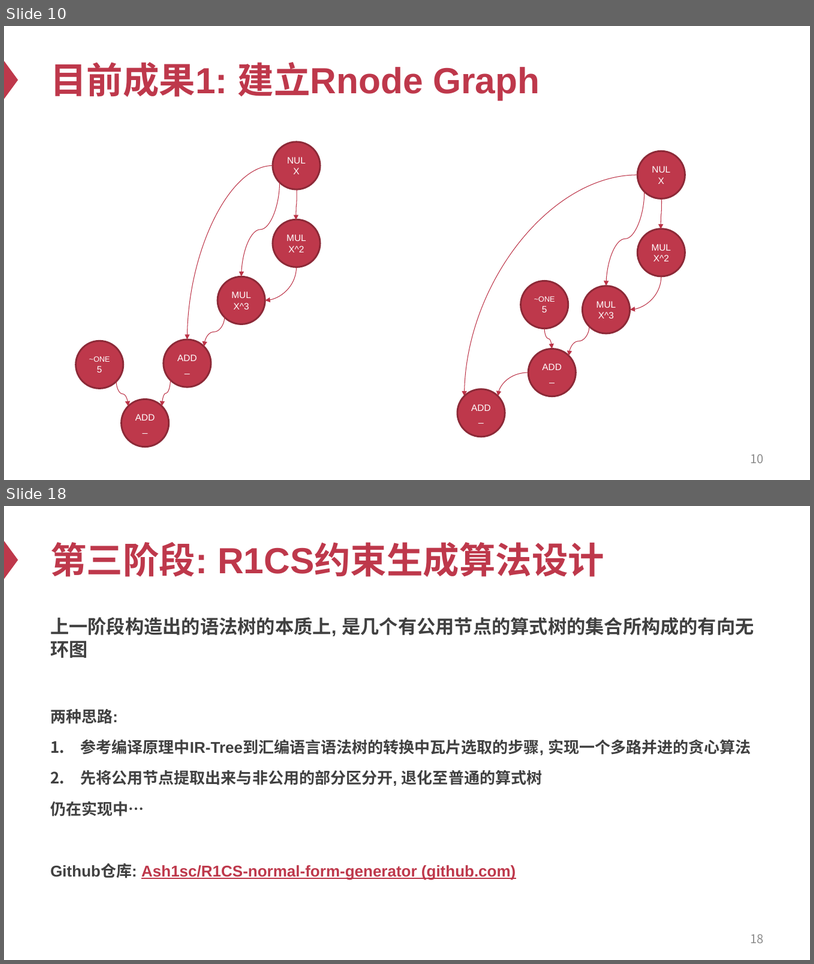
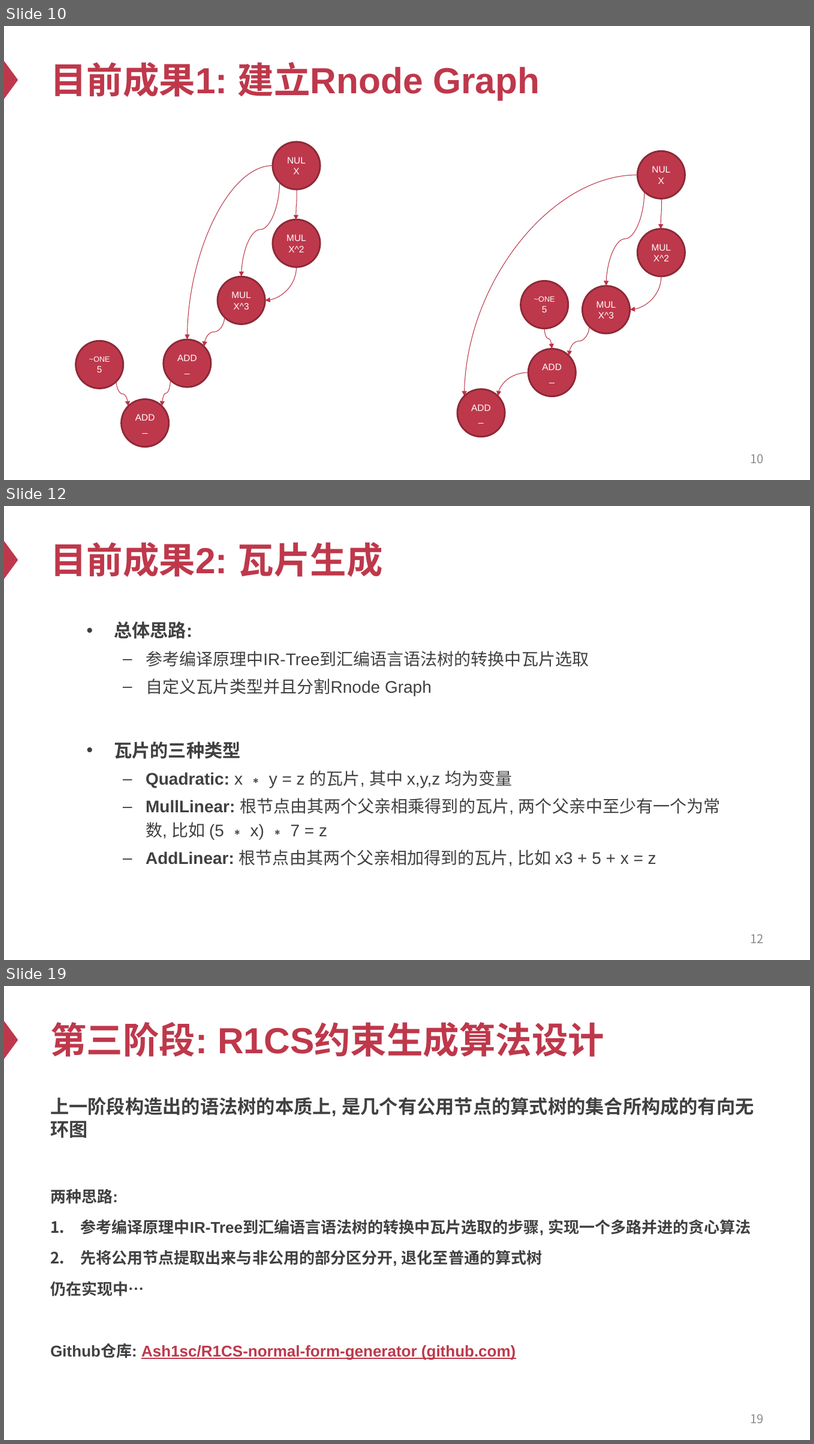
Before and after one commit to Ash1sc/R1CS-normal-form-generator, a slide deck: meeting_docs/中期答辩/中期答辩PPT.pptx. Shown one above the other, each under a label of ours: slides 10 and 18 before the commit, slides 10, 12 and 19 after it; the slides between them are not shown. The pictures are 814x964 and 814x1444 pixels, drawn with LibreOffice and Linux fonts; fonts in the diff are those of the drawing. Boxes give left, top, right and bottom in pixels: in the first picture for what was removed or moved away, otherwise in the second. Text is boxed around its words. In the diff, an @@ line names an element or a change of style, - is before the commit and + after.

```diff
--- a/meeting_docs/中期答辩/中期答辩PPT.pptx
+++ b/meeting_docs/中期答辩/中期答辩PPT.pptx
@@ slide 12 added at (x1=4, y1=506, x2=810, y2=960), background #FFFFFF; not listed: 1 template element that a slide beside it also shows @@
@@ title added at (x1=50, y1=542, x2=383, y2=577), 43.2 pt, text #BE384B, bold @@
+目前成果2: 瓦片生成
@@ text added at (x1=114, y1=621, x2=720, y2=866), 20 pt, text #404040 @@
+• 总体思路:
+  – 参考编译原理中IR-Tree到汇编语言语法树的转换中瓦片选取
+  – 自定义瓦片类型并且分割Rnode Graph
+• 瓦片的三种类型
+  – Quadratic: x ∗ y = z 的瓦片, 其中 x,y,z 均为变量
+  – MullLinear: 根节点由其两个父亲相乘得到的瓦片, 两个父亲中至少有一个为常数, 比如 (5 ∗ x) ∗ 7 = z
+  – AddLinear: 根节点由其两个父亲相加得到的瓦片, 比如 x3 + 5 + x = z
@@ page number added at (x1=750, y1=934, x2=764, y2=943), 14.4 pt, text #8C8C8C @@
+12
@@ what was slide 18 is now slide 19 @@
@@ page number at (x1=750, y1=1414, x2=764, y2=1423): text changed @@
-18
+19
```
Also in this commit, not shown: 4 slides changed, 3 other slides added, 3 slides removed.
